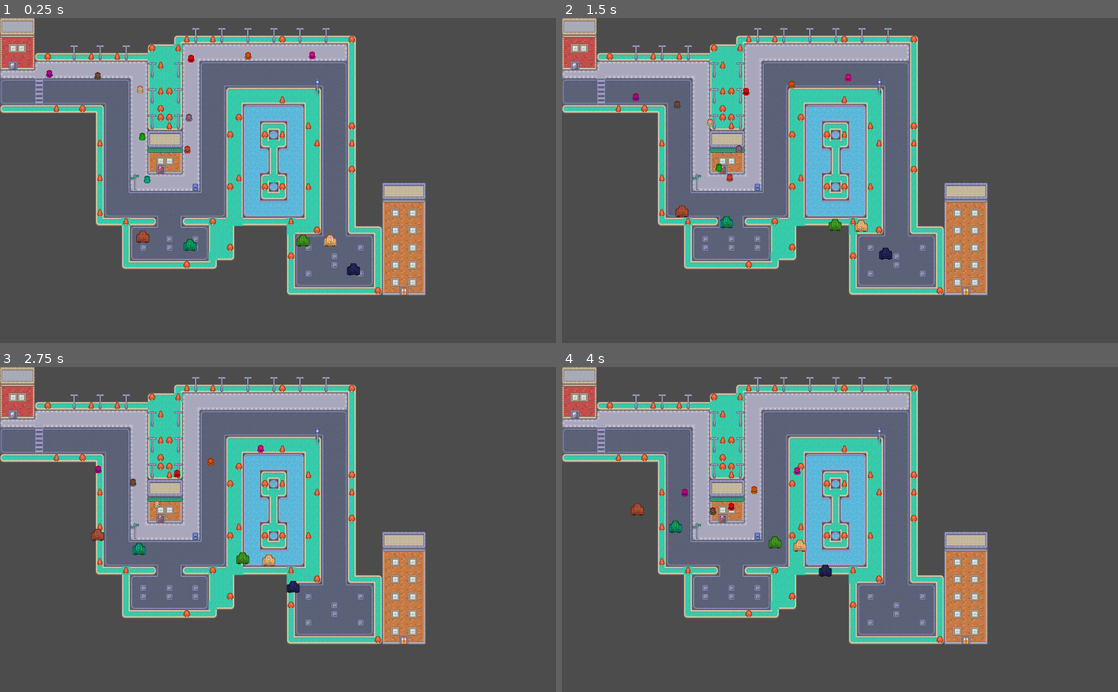
Above: before the commit, frames 1-4 (two rows, left to right).
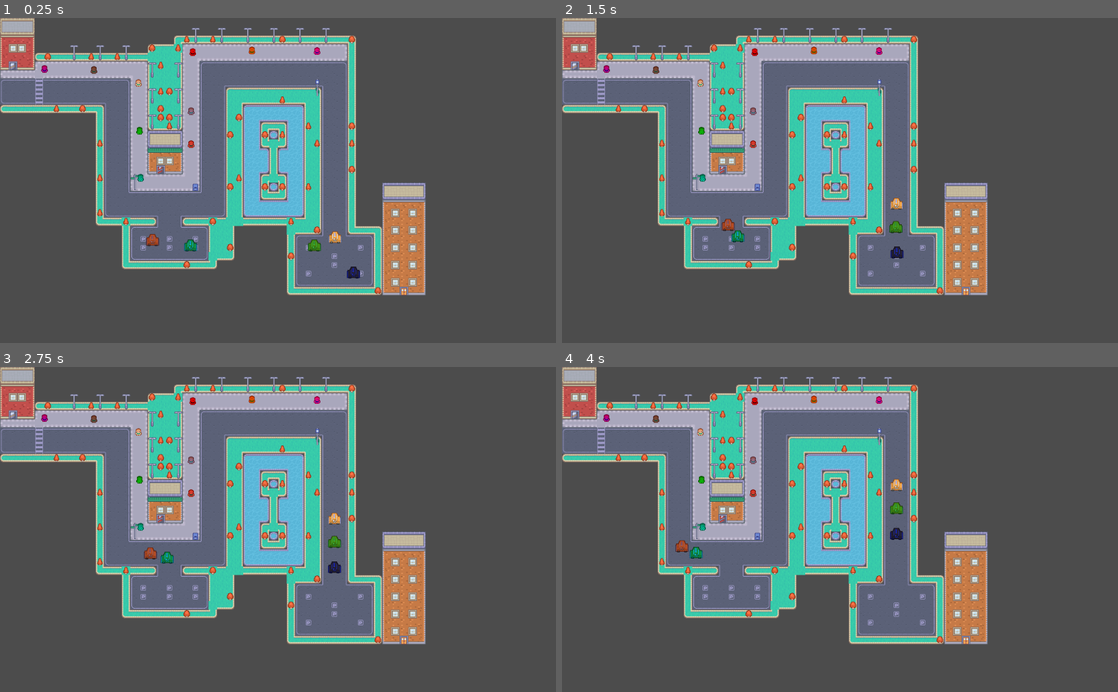
Above: after the commit, the same moments.

Repository: CSMA-Technology/godot-town
Game: Godot game, scene res://GodotTown.tscn
The game is run twice, just before and just after one commit, with the same random seed, the same clock (stepped at 60 frames per second) and the same inputs.
Inputs:
- Up to frame 1 (0.25 s): no input
- Up to frame 2 (1.5 s): no input
- Up to frame 3 (2.75 s): no input
- Up to frame 4 (4 s): no input

The runs differ from the first frame. In frame 1, 1.0% of the frame differs, in the area x 7-65%, y 8-81%; in frame 2, 1.1%, in the area x 7-62%, y 8-75%; in frame 3, 1.1%; in frame 4, 1.1%.

Commit message:
added navigation to cars

Diff:
--- a/GodotTown.tscn
+++ b/GodotTown.tscn
@@ -40,7 +40,7 @@
 0/autotile/tile_size = Vector2( 16, 16 )
 0/autotile/spacing = 0
 0/autotile/occluder_map = [  ]
-0/autotile/navpoly_map = [ Vector2( 8, 1 ), SubResource( 17 ), Vector2( 8, 2 ), SubResource( 18 ), Vector2( 9, 1 ), SubResource( 19 ), Vector2( 9, 2 ), SubResource( 20 ), Vector2( 10, 1 ), SubResource( 46 ) ]
+0/autotile/navpoly_map = [ Vector2( 0, 1 ), SubResource( 51 ), Vector2( 1, 1 ), SubResource( 54 ), Vector2( 9, 1 ), SubResource( 71 ), Vector2( 9, 2 ), SubResource( 72 ), Vector2( 10, 1 ), SubResource( 73 ) ]
 0/autotile/priority_map = [ Vector3( 1, 0, 2 ) ]
 0/autotile/z_index_map = [  ]
 0/occluder_offset = Vector2( 0, 0 )
--- a/Movable.gd
+++ b/Movable.gd
@@ -4,6 +4,9 @@
 onready var goal_pos = get_node(goal).global_position
 export var speed = 50 # The speed we should move at (pixels per second)
 export var arrival_tolerance = 10 # How close to a point do we get before we are there
+export (int, LAYERS_2D_NAVIGATION) var nav_layer = 1
+var path = null
+var path_idx = 0
 
 func _physics_process(delta):
 	# When we reach our goal (within tolerance), queue_free
@@ -14,9 +17,17 @@
 		move_towards_goal(delta * speed)
 
 func move_towards_goal(speed):
-	# Get a unit-length vector pointing in the direction we want to go
-	var direction = (goal_pos - global_position).normalized()
-	# Apply our speed to the direction vector to get our movement vector
+	# If the path is null or empty, create it and return.
+	if not path:
+		# map_get_path returns an array of points, ending at the goal if it is reachable
+		path = Navigation2DServer.map_get_path(get_world_2d().navigation_map, global_position, goal_pos, false, nav_layer)
+		# This will point to our next target along the path
+		path_idx = 0
+		return
+	# We are using the same tolerance as before to determine if we have arrived at an intermediate point along the path
+	while global_position.distance_to(path[path_idx]) <= arrival_tolerance:
+		path_idx += 1
+	# Same logic as before, but this time going to the next point in the path instead of the goal
+	var direction = (path[path_idx] - global_position).normalized()
 	var movement = direction * speed
-	# Move our KinematicBody2D node
 	move_and_collide(movement)
--- a/Pedestrian.tscn
+++ b/Pedestrian.tscn
@@ -10,6 +10,7 @@
 position = Vector2( 255, 119 )
 script = ExtResource( 1 )
 goal = "%PedestrianGoal"
+nav_layer = 2
 
 [node name="Sprite" type="Sprite" parent="."]
 texture = ExtResource( 2 )
Not shown: 1 places in GodotTown.tscn that only renumber resources
